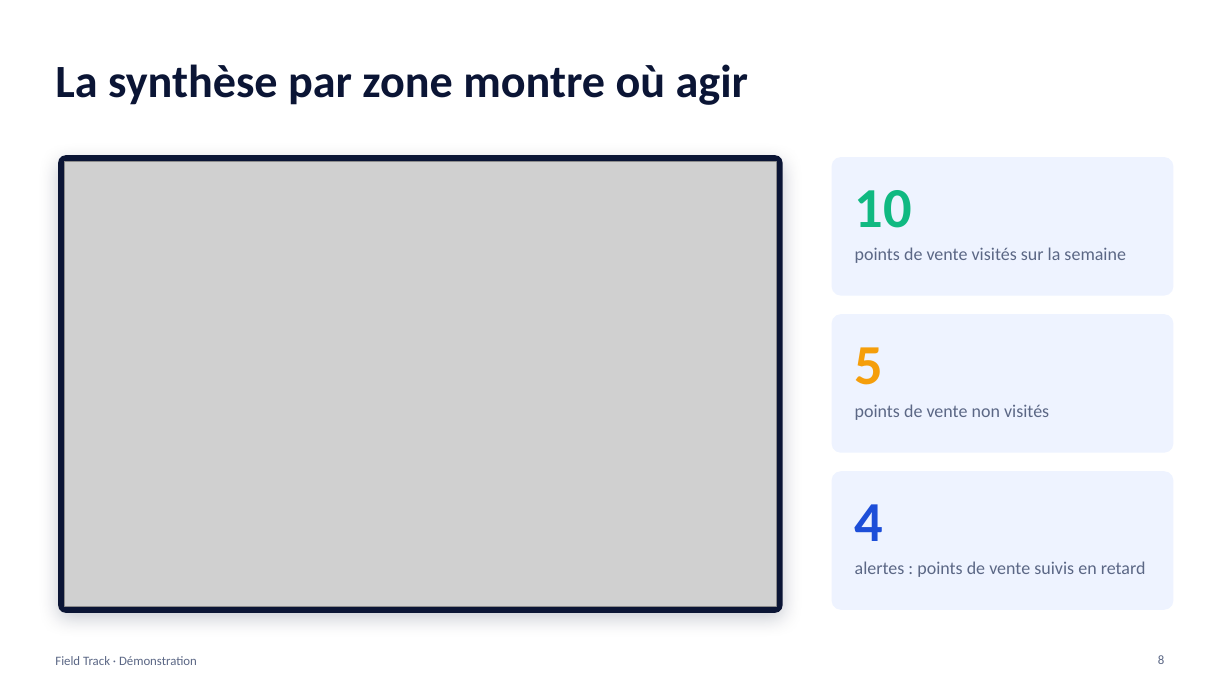
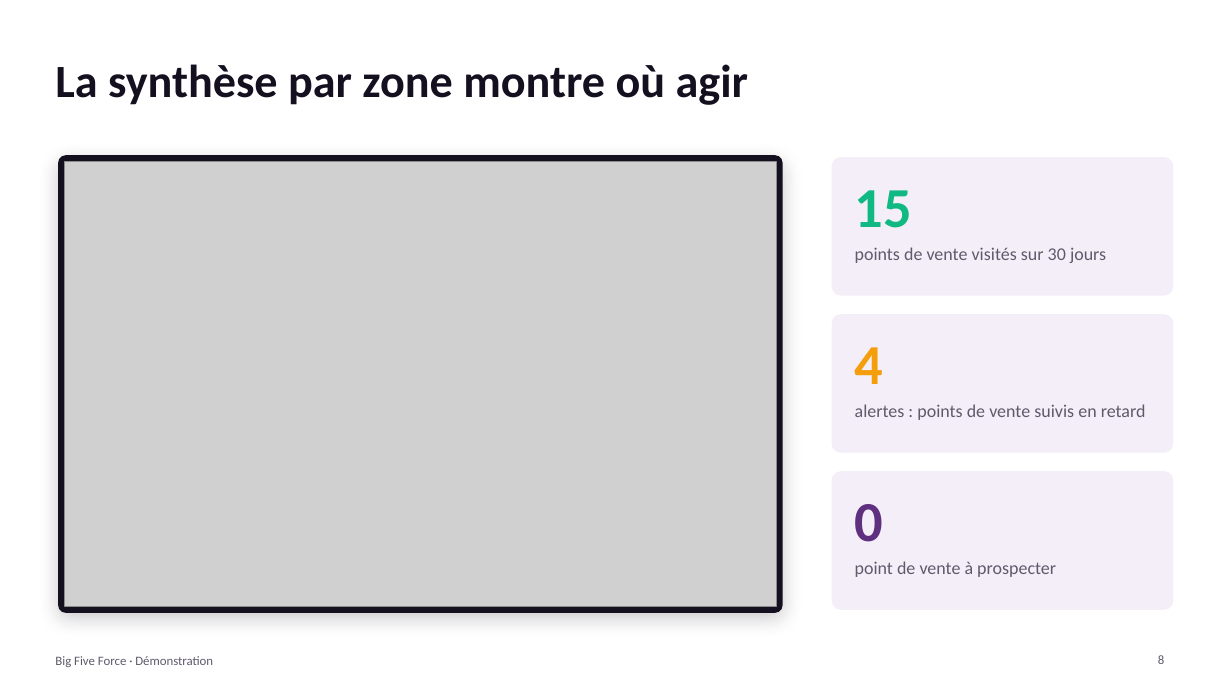
Before and after one commit to jhouedanou/frieslandv3, a slide deck: slide 8 of docs/DEMO-BIG-FIVE-FORCE.pptx. Drawn at 1232x693 pixels with LibreOffice and Linux fonts; fonts in the diff are those of the drawing; grey boxes stand for pictures. Boxes give left, top, right and bottom in pixels: in the first picture for what was removed or moved away, otherwise in the second. Text is boxed around its words. In the diff, an @@ line names an element or a change of style, - is before the commit and + after.

```diff
--- a/docs/DEMO-BIG-FIVE-FORCE.pptx
+++ b/docs/DEMO-BIG-FIVE-FORCE.pptx
@@ title "La synthèse par zone montre ..." at <box>55,64,748,105</box>: text colour #0B1535 to #14101F @@
@@ rounded rectangle at <box>58,155,783,613</box>: fill #0B1535 to #14101F; shadow changed @@
@@ text at <box>855,190,912,228</box>: text changed @@
-10
+15
@@ text at <box>855,247,1106,263</box>: text changed; text colour #5B6785 to #5F5A6B @@
-points de vente visités sur la semaine
+points de vente visités sur 30 jours
@@ text at <box>855,347,884,384</box>: text changed @@
-5
+4
@@ text at <box>855,404,1146,420</box>: text changed; text colour #5B6785 to #5F5A6B @@
-points de vente non visités
+alertes : points de vente suivis en retard
@@ fill #EEF3FF to #F4EEF8 in 3 elements at <box>832,157,1174,296</box>, <box>832,314,1174,453</box>, <box>832,471,1174,610</box> @@
@@ text at <box>855,504,884,542</box>: text changed; text colour #1D4ED8 to #603080 @@
-4
+0
@@ text at <box>855,561,1056,577</box>: text changed; text colour #5B6785 to #5F5A6B @@
-alertes : points de vente suivis en retard
+point de vente à prospecter
@@ text at <box>55,656,213,667</box>: text changed; text colour #5B6785 to #5F5A6B @@
-Field Track · Démonstration
+Big Five Force · Démonstration
@@ page number at <box>1158,655,1164,664</box>: text colour #5B6785 to #5F5A6B @@
```
Also in this commit, not shown: 10 other slides changed.
